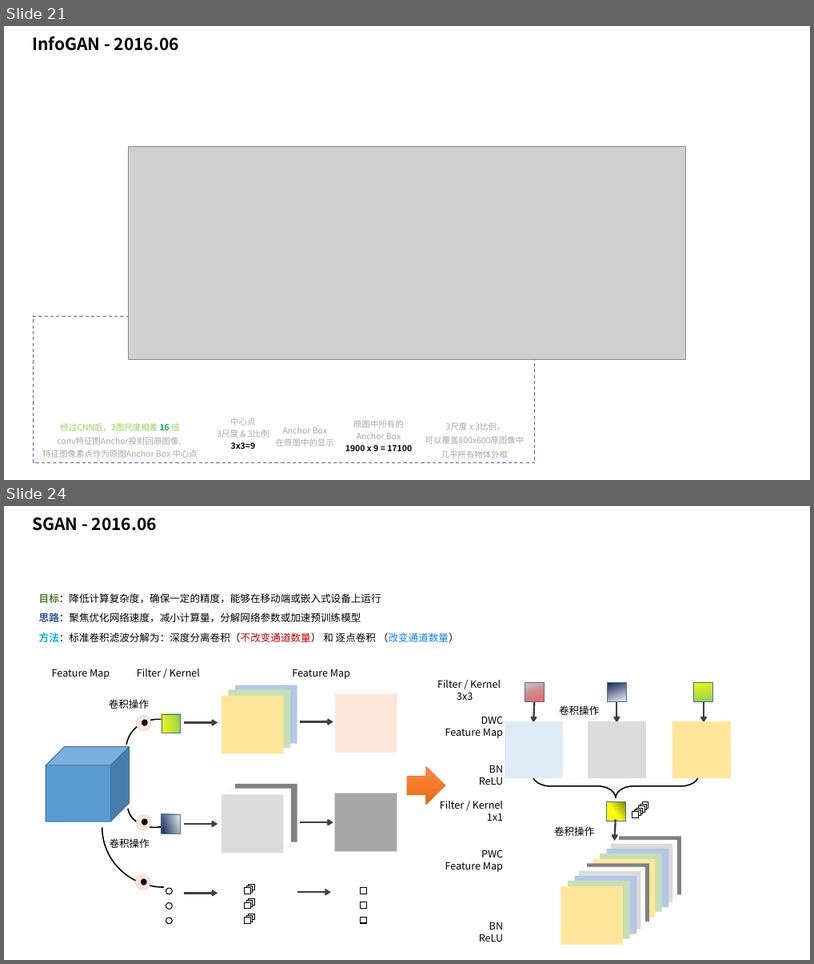
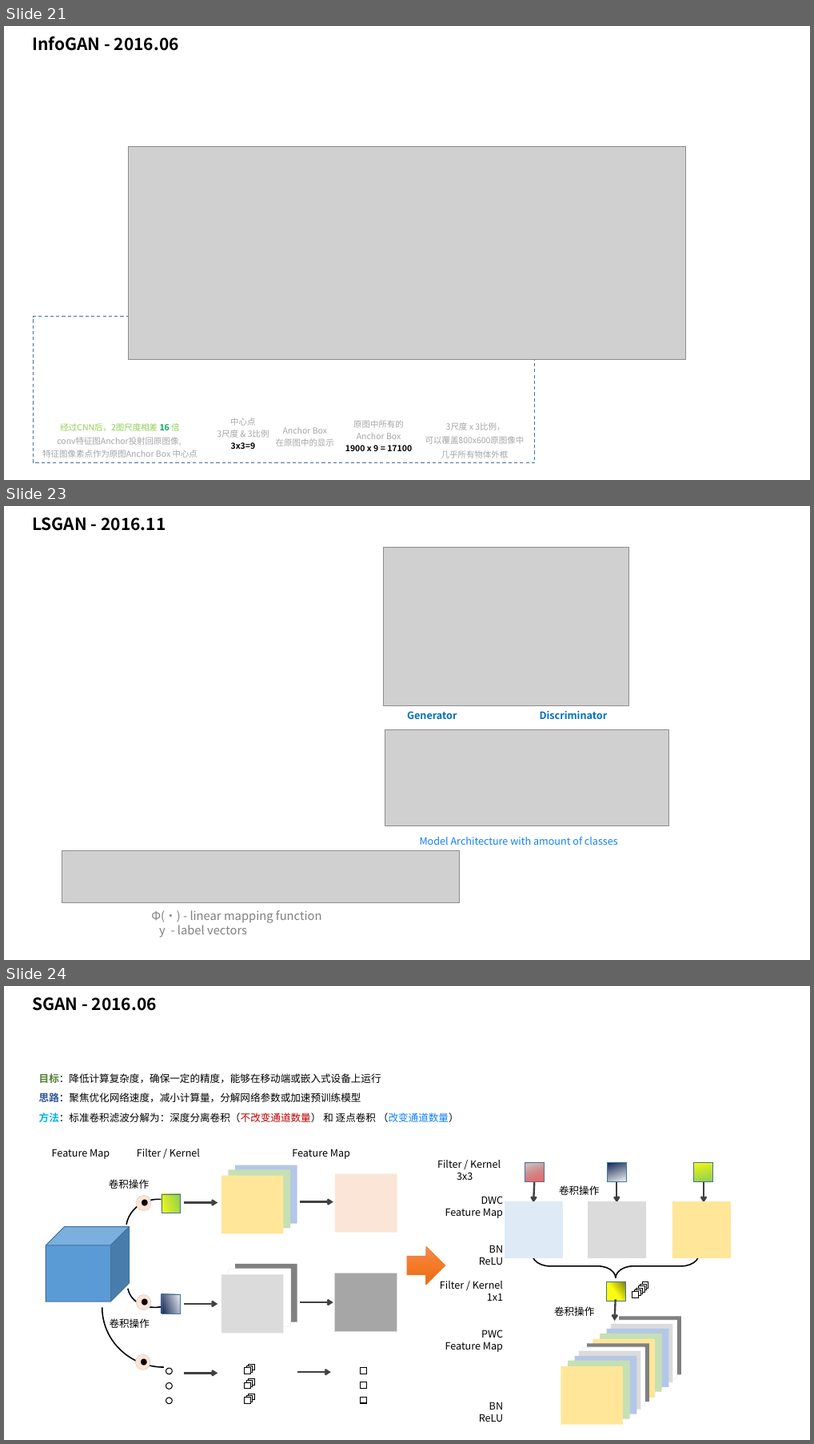
Before and after one commit to taylorguo/GAN_Understanding_Practicing, a slide deck: GAN_Understanding/GANunderstanding.pptx. Shown one above the other, each under a label of ours: slides 21 and 24 before the commit, slides 21, 23 and 24 after it; the slides between them are not shown. The pictures are 814x964 and 814x1444 pixels, drawn with LibreOffice and Linux fonts; fonts in the diff are those of the drawing; grey boxes stand for pictures. Boxes give left, top, right and bottom in pixels: in the first picture for what was removed or moved away, otherwise in the second. Text is boxed around its words. In the diff, an @@ line names an element or a change of style, - is before the commit and + after.

```diff
--- a/GAN_Understanding/GANunderstanding.pptx
+++ b/GAN_Understanding/GANunderstanding.pptx
@@ slide 23 added at bbox=[4, 506, 810, 960], background #FFFFFF @@
@@ text added at bbox=[32, 517, 166, 531], 20 pt, text #000000, bold @@
+LSGAN - 2016.11
@@ picture added at bbox=[383, 547, 629, 705] @@
@@ text added at bbox=[407, 711, 608, 719], 12 pt, text #0070C0, bold @@
+Generator Discriminator
@@ picture added at bbox=[386, 730, 670, 826] @@
@@ text added at bbox=[420, 836, 618, 844], 12 pt, text #0F80FF @@
+Model Architecture with amount of classes
@@ picture added at bbox=[62, 850, 459, 902] @@
@@ text added at bbox=[151, 910, 322, 937], 14 pt, text #808080 @@
+Φ(·) - linear mapping function
+y - label vectors
```
Also in this commit, not shown: 1 slide changed, 1 slide removed, 3 other files.
